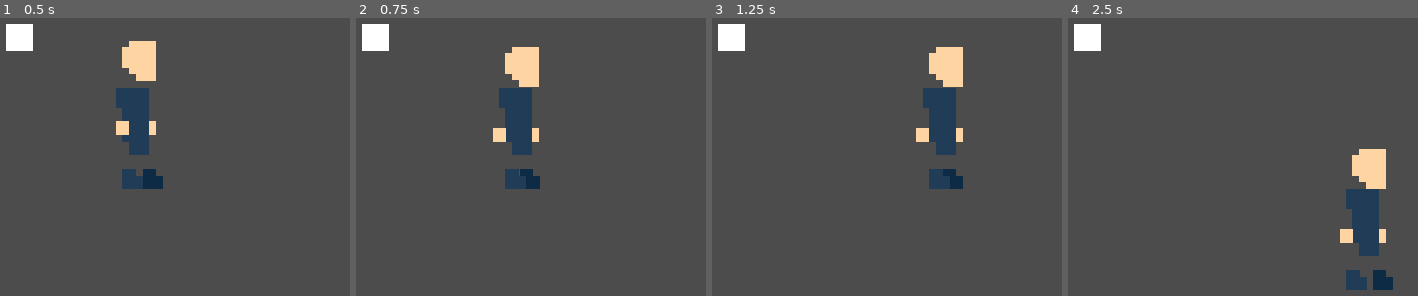
Above: before the commit, frames 1-4 (left to right).
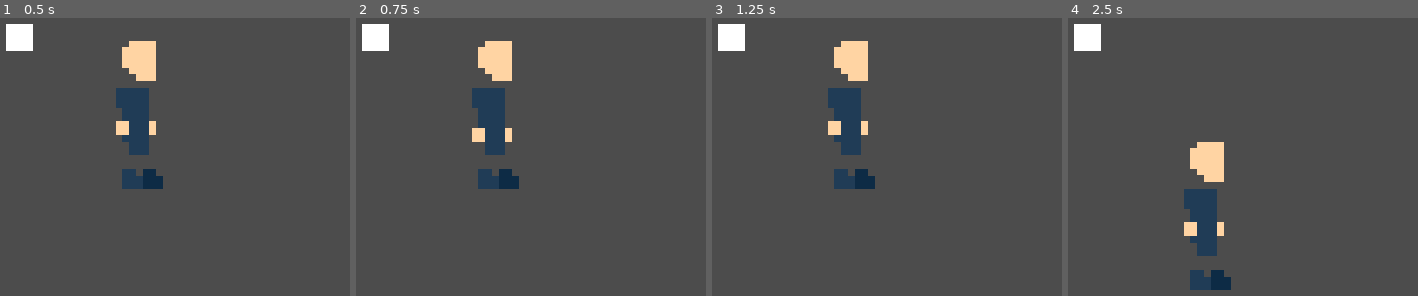
Above: after the commit, the same moments.

Repository: marco-vito/Low-Rez-Jam-2019
Game: Godot game, scene res://Test.tscn
Two runs of this game, one before a commit and one after it. Both use one fixed random seed, a clock stepped at 60 frames per second and the inputs below. This scene is started directly instead of the project's main scene.
Inputs:
- Up to frame 1 (0.5 s): no input
- Up to frame 2 (0.75 s): tap Enter at 0.5 s; hold Right (ui_right) from 0.53 s (still down); hold C (interact) from 0.53 s (still down)
- Up to frame 3 (1.25 s): keep holding Right (ui_right); keep holding C (interact)
- Up to frame 4 (2.5 s): release Right (ui_right) at 1.28 s; release C (interact) at 1.28 s; hold Down (ui_down) 1.28-2.03 s; tap C (interact) at 1.35 s; hold Right (ui_right) from 2.03 s (still down); hold C (interact) from 2.03 s (still down)

Frame 1 is identical in both runs. In frame 2, 6.8% of the frame differs, in the area x 33-53%, y 8-62%; in frame 3, 8.1%; in frame 4, 8.1%, in the area x 33-93%, y 44-98%.

Commit message:
Updated the movement loop
Testing the best bug-free way to have movement

Diff:
--- a/Entities/Entity.gd
+++ b/Entities/Entity.gd
@@ -6,7 +6,10 @@
 var dirX = [0, 0, 16, -16]
 var dirY = [-16, 16, 0, 0]
 
-enum Directions {UP, DOWN, RIGHT, LEFT}
+var directions = {"up": Vector2(0,-16),
+				"down": Vector2(0,16),
+				"left": Vector2(16,0),
+				"right": Vector2(-16,0)}
 
 var direction = Vector2(0,0)
 
--- a/Entities/Player/Player.gd
+++ b/Entities/Player/Player.gd
@@ -9,8 +9,8 @@
 	add_to_group("player")
 
 func _physics_process(delta):
+	check_input()
 	check_movement()
-	check_interaction()
 	match state:
 		States.IDLE:
 			_set_anim("idle")
@@ -24,21 +24,25 @@
 			if area.get_owner().is_in_group("interactable") :
 				area.get_owner().interact(self)
 
-func check_movement():
+func check_input():
 	if Input.is_action_pressed("ui_left"):
-		direction = Vector2(dirX[Directions.LEFT], dirY[Directions.LEFT])
+		direction = directions["left"]
 		animDirection = "left"
 	elif Input.is_action_pressed("ui_right"):
-		direction = Vector2(dirX[Directions.RIGHT], dirY[Directions.RIGHT])
+		direction = directions["right"]
 		animDirection = "right"
-	elif Input.is_action_pressed("ui_up"):
-		direction = Vector2(dirX[Directions.UP], dirY[Directions.UP])
+	if Input.is_action_pressed("ui_up"):
+		direction = directions["up"]
 		animDirection = "right"
 	elif Input.is_action_pressed("ui_down"):
-		direction = Vector2(dirX[Directions.DOWN], dirY[Directions.DOWN])
+		direction = directions["down"]
 		animDirection = "right"
 	else:
 		direction = Vector2(0,0)
+	if direction != Vector2(0,0):
+		print(direction)
+
+func check_movement():
 	if direction != Vector2(0,0):
 		state = States.MOVING
 	else:
--- a/MainScene/MainScene.tscn
+++ b/MainScene/MainScene.tscn
@@ -27,7 +27,7 @@
 current = true
 zoom = Vector2( 4, 4 )
 
-[node name="KinematicBody2D" parent="." instance=ExtResource( 6 )]
+[node name="Player" parent="." instance=ExtResource( 6 )]
 position = Vector2( 126.426, 46.1242 )
 
 [node name="Slate" parent="." instance=ExtResource( 7 )]
